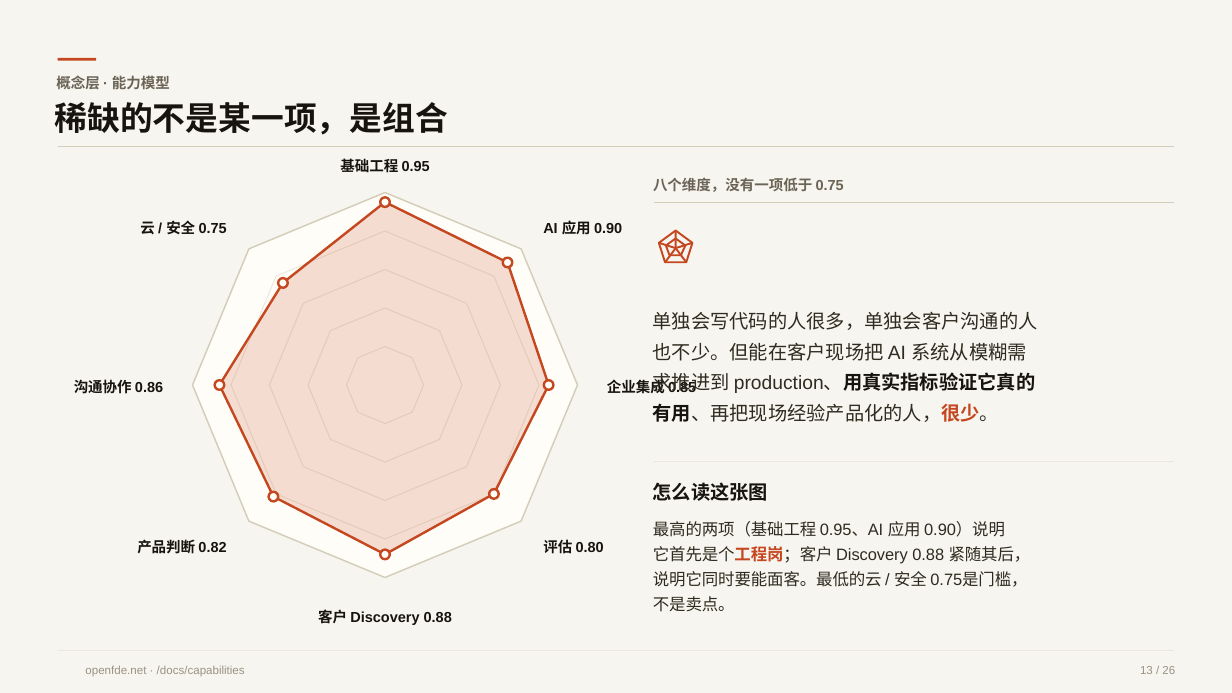
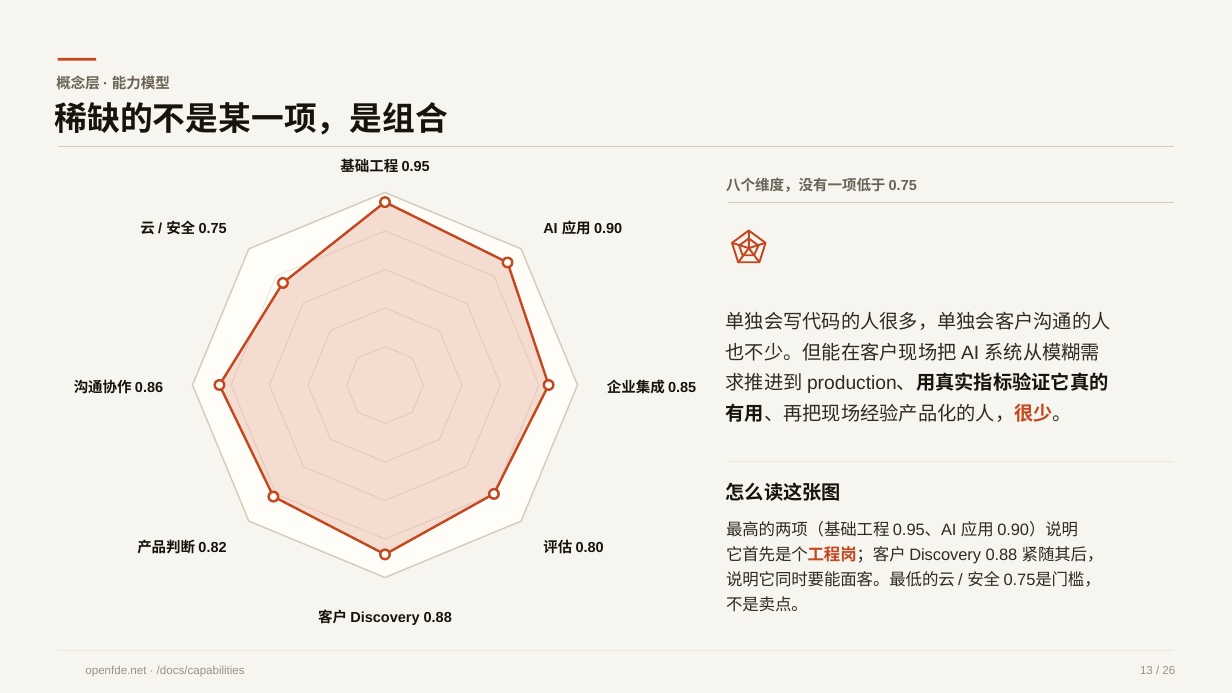
Before and after one commit to LeoLee0812/openfde-deck, a slide deck: slide 13 of openfde-deck.pptx. Drawn at 1232x693 pixels with LibreOffice and Linux fonts; fonts in the diff are those of the drawing; background and template pictures are left out. Boxes give left, top, right and bottom in pixels: in the first picture for what was removed or moved away, otherwise in the second. Text is boxed around its words. In the diff, an @@ line names an element or a change of style, - is before the commit and + after.

```diff
--- a/openfde-deck.pptx
+++ b/openfde-deck.pptx
@@ freeform shape: place and size @@
-freeform shape at (654, 202, 1174, 203)
+freeform shape at (728, 202, 1175, 203)
@@ 5 freeform shapes, 4 texts: place and size @@
-5 freeform shapes, 4 texts at (653, 177, 1038, 612)
+5 freeform shapes, 4 texts at (726, 177, 1111, 612)
@@ freeform shape: place and size @@
-freeform shape at (654, 462, 1174, 463)
+freeform shape at (728, 462, 1175, 463)
```
Also in this commit, not shown: 19 other files.
